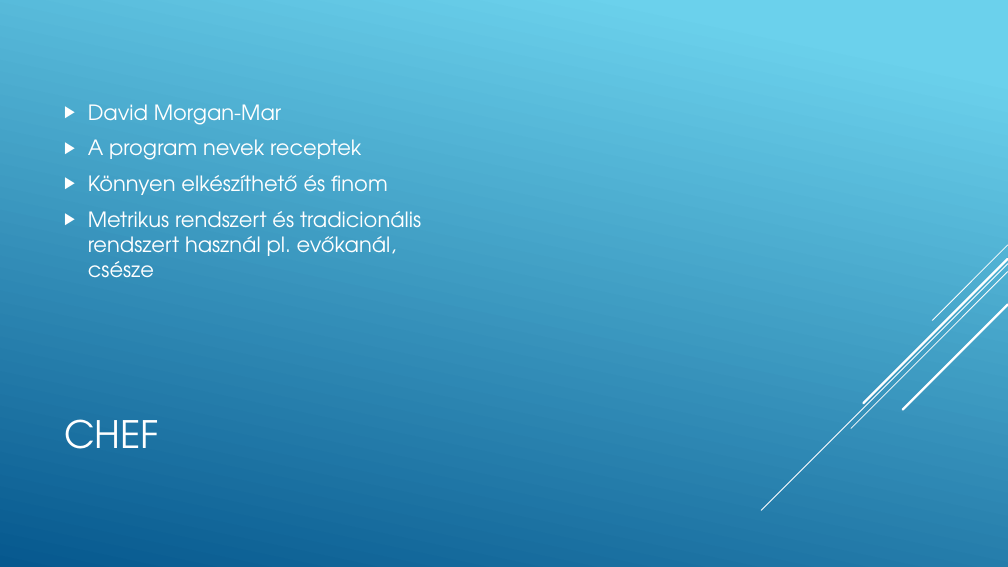
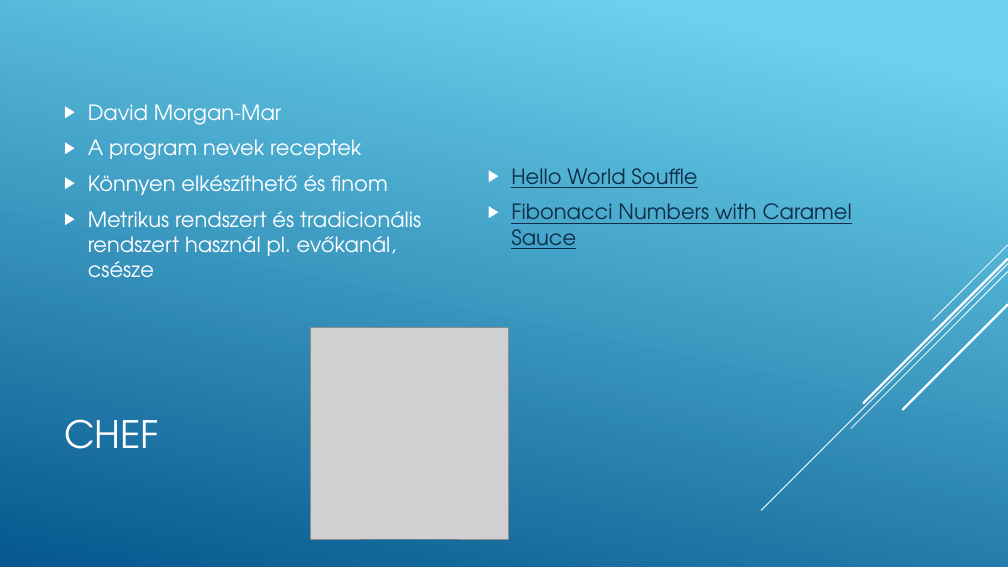
Before and after one commit to baranyidaniel/ppt, a slide deck: slide 6 of A legfurcsább programozási nyelvek.pptx. Drawn at 1008x567 pixels with LibreOffice and Linux fonts; fonts in the diff are those of the drawing; grey boxes stand for pictures. Boxes give left, top, right and bottom in pixels: in the first picture for what was removed or moved away, otherwise in the second. Text is boxed around its words. In the diff, an @@ line names an element or a change of style, - is before the commit and + after.

```diff
--- a/A legfurcsább programozási nyelvek.pptx
+++ b/A legfurcsább programozási nyelvek.pptx
@@ text added at box(511, 168, 852, 249), 20 pt, text #0D2E46, underline @@
+▶ Hello World Souffle
+▶ Fibonacci Numbers with Caramel Sauce
@@ picture added at box(311, 327, 508, 539) @@
```
Also in this commit, not shown: 2 slides added.
